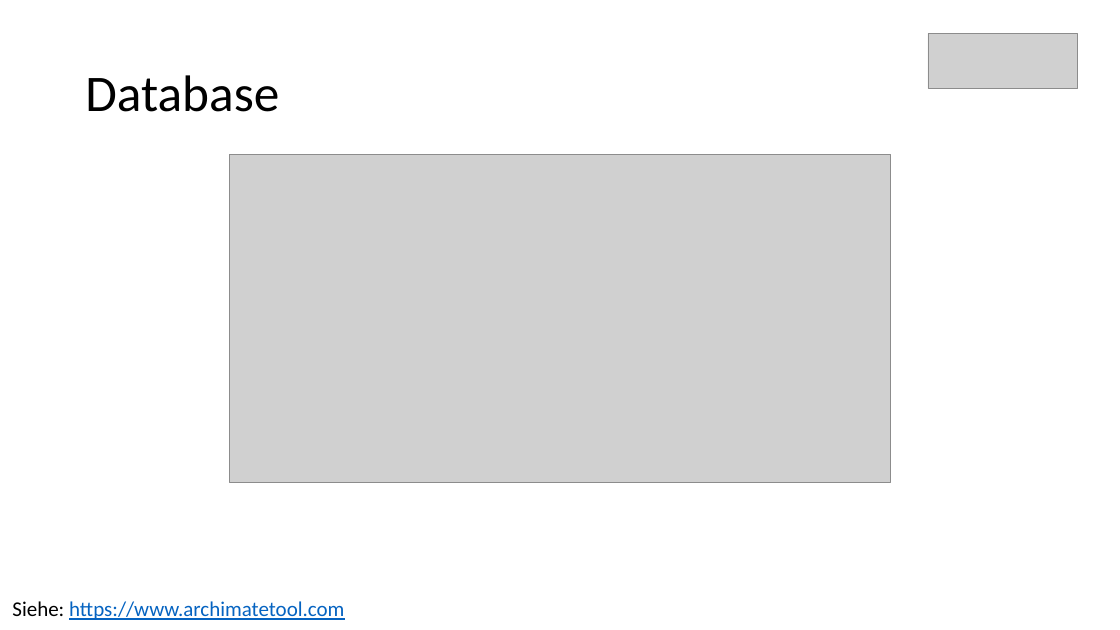
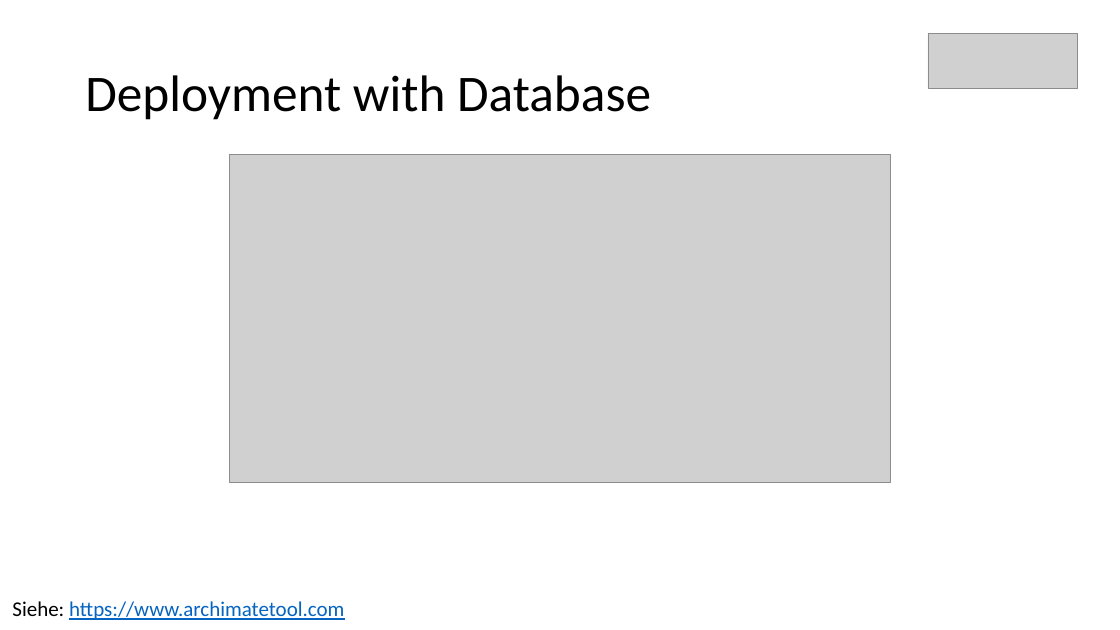
Before and after one commit to danielwagn3r/apimgmt-workshop, a slide deck: slide 13 of API Gateway.pptx. Drawn at 1120x630 pixels with LibreOffice and Linux fonts; fonts in the diff are those of the drawing; grey boxes stand for pictures. Boxes give left, top, right and bottom in pixels: in the first picture for what was removed or moved away, otherwise in the second. Text is boxed around its words. In the diff, an @@ line names an element or a change of style, - is before the commit and + after.

```diff
--- a/API Gateway.pptx
+++ b/API Gateway.pptx
@@ title at (85,75,651,120): text changed @@
-Database
+Deployment with Database
```
Also in this commit, not shown: 4 other slides changed, 2 slides added, 1 slide removed.
